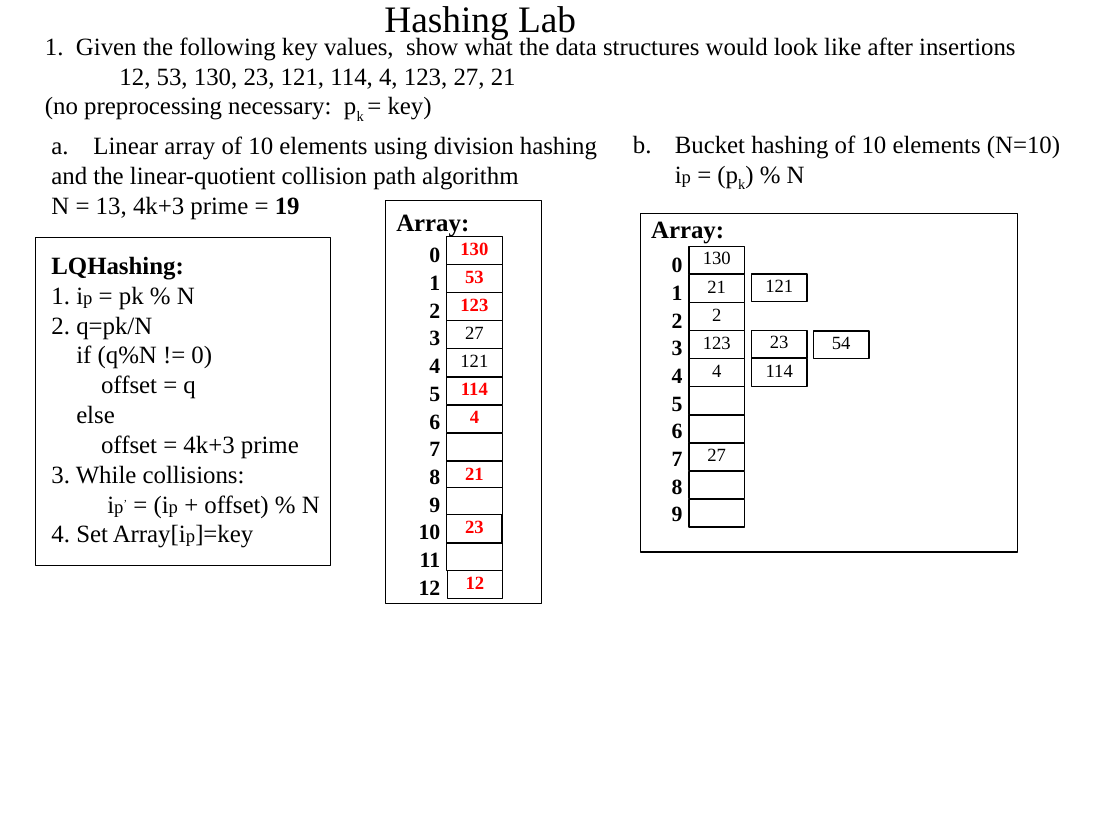
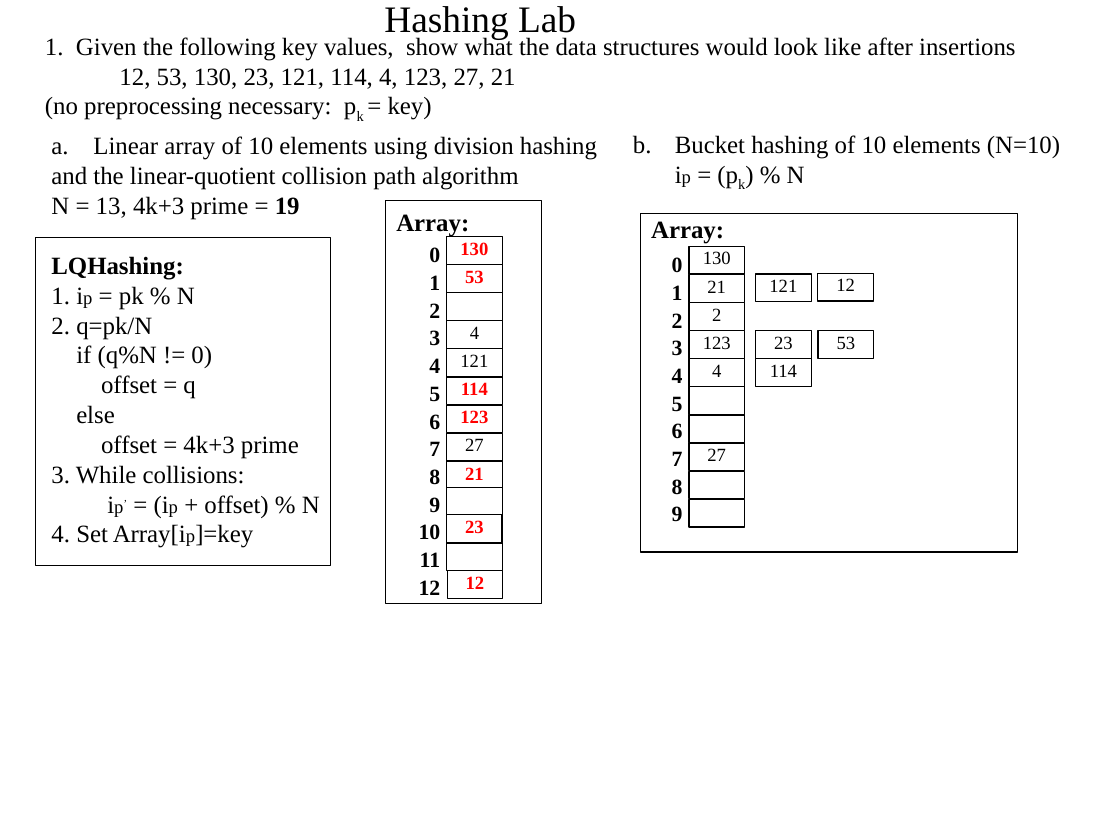
Before and after one commit to MarcusWebDev/CMSC_204, a slide deck: slide 1 of Labs/Hashing Lab/Hashing Lab S2020.pptx. Drawn at 1120x840 pixels with LibreOffice and Linux fonts; fonts in the diff are those of the drawing. Boxes give left, top, right and bottom in pixels: in the first picture for what was removed or moved away, otherwise in the second. Text is boxed around its words. In the diff, an @@ line names an element or a change of style, - is before the commit and + after.

```diff
--- a/Labs/Hashing Lab/Hashing Lab S2020.pptx
+++ b/Labs/Hashing Lab/Hashing Lab S2020.pptx
@@ rectangle moved from (x1=447, y1=433, x2=503, y2=461) to (x1=447, y1=292, x2=503, y2=320) @@
@@ rectangle added at (x1=818, y1=273, x2=874, y2=301), fill #FFFFFF, outline #000000 0.75 pt, 12 pt, text #000000 @@
+12
@@ rectangle "4" moved from (x1=447, y1=405, x2=503, y2=433) to (x1=447, y1=320, x2=503, y2=348) @@
@@ rectangle "4" at (x1=447, y1=320, x2=503, y2=348): text colour #FF0000 to #000000, bold off @@
@@ 4 rectangles moved together from (x1=752, y1=274, x2=869, y2=386) to (x1=756, y1=274, x2=874, y2=386) @@
@@ text in rectangle at (x1=837, y1=336, x2=856, y2=350): text changed @@
-54
+53
@@ rectangle "123" moved from (x1=447, y1=292, x2=503, y2=320) to (x1=447, y1=405, x2=503, y2=433) @@
@@ rectangle "27" moved from (x1=447, y1=320, x2=503, y2=348) to (x1=447, y1=433, x2=503, y2=461) @@
```
Also in this commit, not shown: 1 other slide changed, 2 other files.
